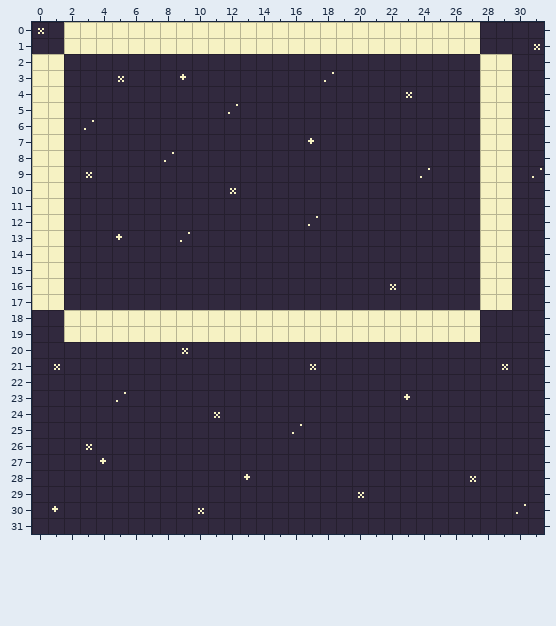
An edit to a level. Tiled map, GBA/col/data/maps/map1.tmx. Above, as it was before the edit.
Cells are 8x8 px. Shown: x 0..31, y 0..31. Tiles whose own drawing changed are shown in their newer look in all pictures.
The result:
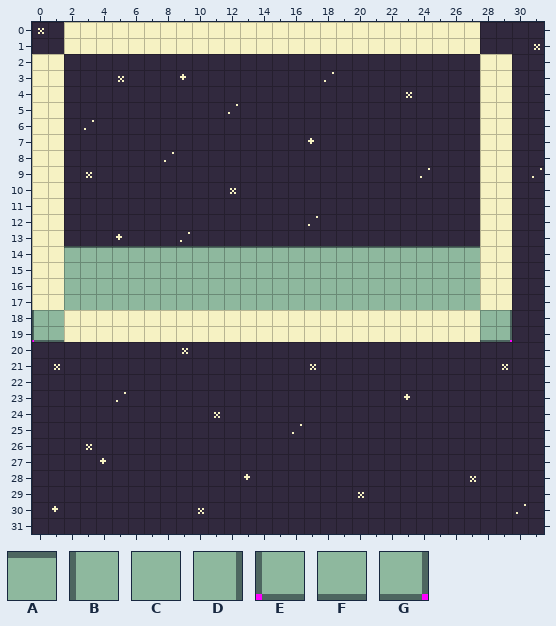
Key: from "tiles": A 8, B 23, C 24, D 28, E 87, F 88, G 92.
_ is an empty cell.
Tiles of an added or newly shown layer are drawn over the layers below it.
The edit:
Layer "bg2" (added):
There is now tile A in row 14 at x 2 to 27.
There is now tile B in row 18 at x 0.
There is now tile C in rows 15 to 17 at x 2 to 27; in row 18 at x 1 and 28.
There is now tile D in row 18 at x 29.
There is now tile E in row 19 at x 0.
There is now tile F in row 19 at x 1 and 28.
There is now tile G in row 19 at x 29.
